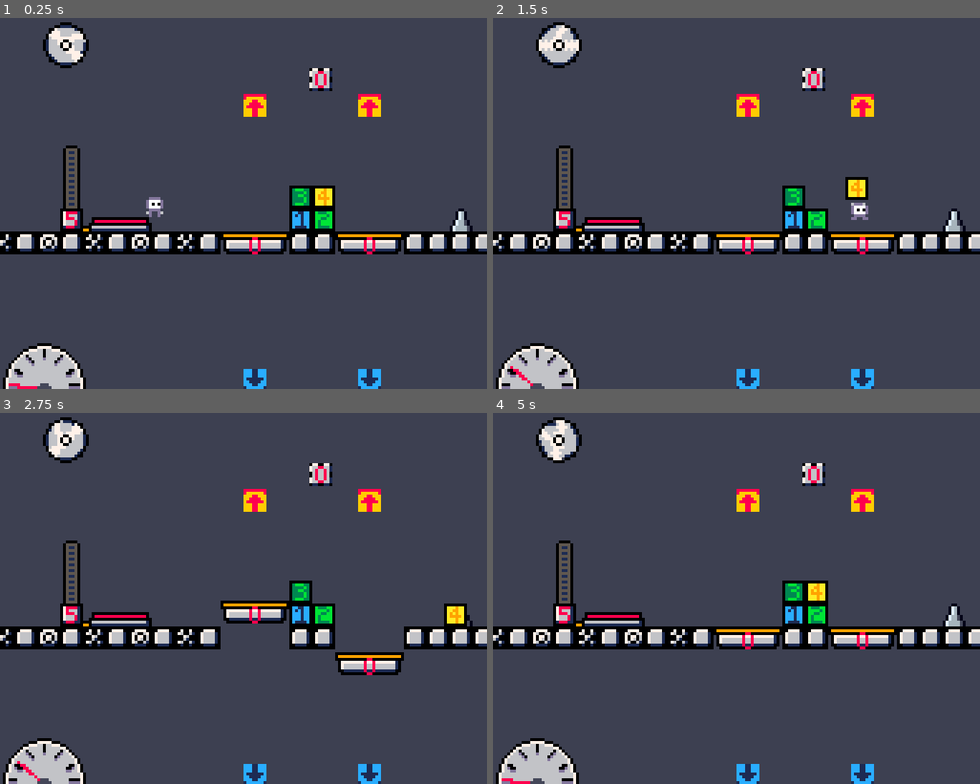
Above: before the commit, frames 1-4 (two rows, left to right).
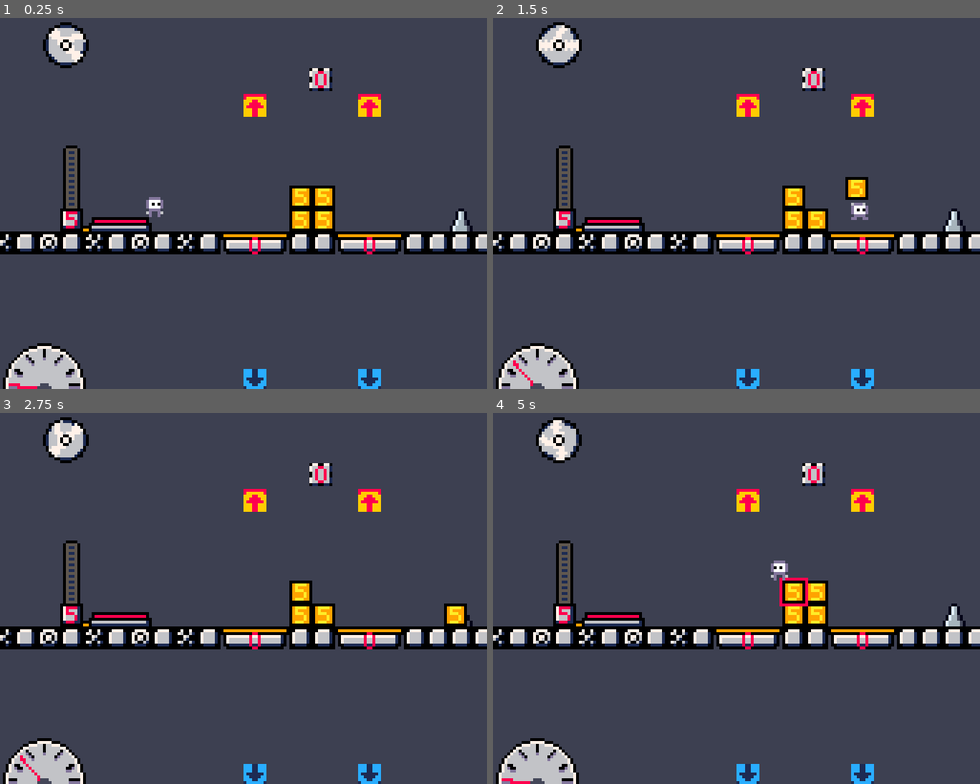
Above: after the commit, the same moments.

Repository: frznc/This-Weigh-Up
Game: Godot game, scene res://scenes/levels/platformscaletest.tscn
The game is run twice, just before and just after one commit, with the same random seed, the same clock (stepped at 60 frames per second) and the same inputs.
Inputs:
- Up to frame 1 (0.25 s): no input
- Up to frame 2 (1.5 s): hold D (right) from 0.53 s (still down); tap Q (drop) at 0.6 s; tap Space (jump) at 0.77 s; tap E (pickup) at 1.35 s
- Up to frame 3 (2.75 s): tap Space (jump) at 1.52 s; release D (right) at 2.03 s; hold A (left) from 2.03 s (still down); tap Q (drop) at 2.1 s
- Up to frame 4 (5 s): release A (left) at 2.78 s; hold D (right) 2.78-4.28 s; tap E (pickup) at 2.85, 4.35 s; tap Space (jump) at 3.02, 3.77, 4.52 s; tap Q (drop) at 3.6 s; hold A (left) from 4.28 s (still down)

The runs differ from the first frame. In frame 1, 0.6% of the frame differs, in the area x 60-69%, y 45-57%; in frame 2, 0.7%; in frame 3, 3.9%, in the area x 3-96%, y 45-99%; in frame 4, 1.2%.

Commit message:
Platform Scale (mostly working)
bleh

Diff:
--- a/scenes/levels/platformscaletest.tscn
+++ b/scenes/levels/platformscaletest.tscn
@@ -33,10 +33,11 @@
 position = Vector2(27, -53)
 size = 0
 
-[node name="Stand Scale" parent="." instance=ExtResource("7_1dtwd")]
+[node name="Stand Scale" parent="." node_paths=PackedStringArray("endpoint") instance=ExtResource("7_1dtwd")]
 z_index = 100
 z_as_relative = false
 position = Vector2(-48, -16)
+endpoint = NodePath("../Endpoint")
 
 [node name="Platform Scale" parent="." node_paths=PackedStringArray("compare_scale") instance=ExtResource("8_yqfsy")]
 position = Vector2(4, 4)
@@ -52,16 +53,16 @@
 
 [node name="weight2" parent="." instance=ExtResource("9_lf0sf")]
 position = Vector2(20, -4)
-weight_value = 1
+weight_value = 5
 
 [node name="weight3" parent="." instance=ExtResource("9_lf0sf")]
 position = Vector2(28, -4)
-weight_value = 2
+weight_value = 5
 
 [node name="weight4" parent="." instance=ExtResource("9_lf0sf")]
 position = Vector2(20, -12)
-weight_value = 3
+weight_value = 5
 
 [node name="weight5" parent="." instance=ExtResource("9_lf0sf")]
 position = Vector2(28, -12)
-weight_value = 4
+weight_value = 5
--- a/scenes/objects/breakable_block.tscn
+++ b/scenes/objects/breakable_block.tscn
@@ -35,10 +35,10 @@
 }]
 
 [sub_resource type="RectangleShape2D" id="RectangleShape2D_d0nj2"]
-size = Vector2(24, 8.5)
+size = Vector2(0, 8.5)
 
 [sub_resource type="RectangleShape2D" id="RectangleShape2D_3glip"]
-size = Vector2(16, 2)
+size = Vector2(0, 2)
 
 [sub_resource type="Curve" id="Curve_eavge"]
 _data = [Vector2(0, 1), 0.0, 0.0, 0, 0, Vector2(0.904494, 0), -0.0489008, 0.0, 0, 0]
--- a/scenes/objects/platform_scale.tscn
+++ b/scenes/objects/platform_scale.tscn
@@ -10,7 +10,7 @@
 size = Vector2(24, 8)
 
 [sub_resource type="RectangleShape2D" id="RectangleShape2D_2hjxr"]
-size = Vector2(14, 2)
+size = Vector2(16, 2)
 
 [node name="Platform Scale" type="Node2D"]
 script = ExtResource("1_5ynsy")
@@ -18,22 +18,7 @@
 [node name="Sprite2D" type="Sprite2D" parent="."]
 texture = ExtResource("1_7qiu6")
 
-[node name="StaticBody2D" type="StaticBody2D" parent="Sprite2D"]
-collision_layer = 3
-collision_mask = 3
-
-[node name="CollisionShape2D" type="CollisionShape2D" parent="Sprite2D/StaticBody2D"]
-shape = SubResource("RectangleShape2D_8xcd0")
-
-[node name="Area2D" type="Area2D" parent="Sprite2D/StaticBody2D"]
-collision_layer = 3
-collision_mask = 3
-
-[node name="CollisionShape2D" type="CollisionShape2D" parent="Sprite2D/StaticBody2D/Area2D"]
-position = Vector2(0, -5)
-shape = SubResource("RectangleShape2D_2hjxr")
-
-[node name="Label" type="Label" parent="Sprite2D/StaticBody2D"]
+[node name="Label" type="Label" parent="Sprite2D"]
 offset_left = -4.0
 offset_top = -5.0
 offset_right = 5.0
@@ -47,6 +32,21 @@
 horizontal_alignment = 1
 vertical_alignment = 1
 
+[node name="Static Hitbox" type="StaticBody2D" parent="Sprite2D"]
+collision_layer = 3
+collision_mask = 3
+
+[node name="CollisionShape2D" type="CollisionShape2D" parent="Sprite2D/Static Hitbox"]
+shape = SubResource("RectangleShape2D_8xcd0")
+
+[node name="Player Check" type="Area2D" parent="Sprite2D"]
+collision_layer = 3
+collision_mask = 3
+
+[node name="CollisionShape2D" type="CollisionShape2D" parent="Sprite2D/Player Check"]
+position = Vector2(0, -5)
+shape = SubResource("RectangleShape2D_2hjxr")
+
 [node name="Max Point" type="Sprite2D" parent="."]
 position = Vector2(0, -8)
 texture = ExtResource("4_qjcqe")
@@ -55,5 +55,10 @@
 position = Vector2(0, 8)
 texture = ExtResource("5_qalc3")
 
-[connection signal="body_entered" from="Sprite2D/StaticBody2D/Area2D" to="." method="_on_area_2d_body_entered"]
-[connection signal="body_exited" from="Sprite2D/StaticBody2D/Area2D" to="." method="_on_area_2d_body_exited"]
+[node name="Movement Timer" type="Timer" parent="."]
+wait_time = 0.05
+autostart = true
+
+[connection signal="body_entered" from="Sprite2D/Player Check" to="." method="_on_area_2d_body_entered"]
+[connection signal="body_exited" from="Sprite2D/Player Check" to="." method="_on_area_2d_body_exited"]
+[connection signal="timeout" from="Movement Timer" to="." method="_on_movement_timer_timeout"]
--- a/scenes/objects/weight.tscn
+++ b/scenes/objects/weight.tscn
@@ -30,11 +30,9 @@
 sprite_frames = ExtResource("2_n5lvn")
 
 [node name="Area2D" type="Area2D" parent="."]
-visible = false
 collision_mask = 3
 
 [node name="pickup area" type="CollisionShape2D" parent="Area2D"]
-visible = false
 position = Vector2(2.38419e-07, -2.4)
 shape = SubResource("RectangleShape2D_8j480")
 
@@ -43,10 +41,10 @@
 position = Vector2(0, 3.57628e-07)
 shape = SubResource("RectangleShape2D_rerl6")
 
-[node name="StaticBody2D" type="StaticBody2D" parent="."]
+[node name="Static Weight" type="StaticBody2D" parent="."]
 visible = false
 
-[node name="CollisionShape2D" type="CollisionShape2D" parent="StaticBody2D"]
+[node name="CollisionShape2D" type="CollisionShape2D" parent="Static Weight"]
 shape = SubResource("RectangleShape2D_eg6q1")
 one_way_collision = true
 
--- a/scripts/platform_scale.gd
+++ b/scripts/platform_scale.gd
@@ -5,14 +5,16 @@
 @export_range(0, 30) var max : int
 @export_range(-30, 0) var min : int
 
-@onready var label = $Sprite2D/StaticBody2D/Label
+@onready var label = $Sprite2D/Label
 @onready var max_spr = $"Max Point"
 @onready var min_spr = $"Min Point"
 @onready var sprite = $Sprite2D
+@onready var timer = $"Movement Timer"
 
 var start_y : int
 var player_inside : bool = false
 var weight_held : int = 0
+var weights_inside = []
 var max_weight_difference: int = 20  # Max weight difference to move the platform fully
 var target_y: float  # Target Y position for this platform
 
@@ -23,13 +25,14 @@
 	#min.visible = false
 
 	# Find positions
-	start_y = global_position.y
+	start_y = global_position.y - 4
 	max_spr.position.y = -8 + (max * -8)
 	min_spr.position.y = 8 + (min * -8)
 
 
 # Called every frame. 'delta' is the elapsed time since the previous frame.
 func _process(delta: float) -> void:
+	#print(weights_inside)
 	# Move min/max points in editor
 	if Engine.is_editor_hint():
 		max_spr.position.y = start_y - (max * 8)
@@ -39,6 +42,8 @@
 	weight_held = 0
 
 	# Calculate the amount of weight on the scale
+	for weight in weights_inside:
+		weight_held += weight.weight_value
 	if player_inside:
 		weight_held += Global.weight
 
@@ -49,25 +54,41 @@
 		# Calculate the weight difference
 		var weight_difference = weight_held - compare_scale.weight_held
 		var movement_ratio = clamp(float(abs(weight_difference)) / max_weight_difference, 0, 1)
+		# Map the difference to a wait time between 0.10 and 0.05
+		timer.wait_time = lerp(0.12, 0.05, movement_ratio)
 
 		# Calculate the target Y position using linear interpolation
-		var target_y = lerp(float(start_y), min_spr.position.y, movement_ratio)
-		var other_target_y = lerp(float(compare_scale.start_y), compare_scale.min_spr.position.y, movement_ratio)
-
-		# Move the platforms in opposite directions based on the weight difference
 		if weight_difference > 0:
-			sprite.global_position.y = target_y
-			compare_scale.sprite.global_position.y = compare_scale.start_y - (target_y - start_y)
+			target_y = lerp(float(start_y), min_spr.position.y, movement_ratio)
 		elif weight_difference < 0:
-			compare_scale.sprite.global_position.y = other_target_y
-			sprite.global_position.y = start_y - (other_target_y - compare_scale.start_y)
+			target_y = lerp(float(start_y), max_spr.position.y, movement_ratio)
+		elif weight_difference == 0:
+			target_y = lerp(float(start_y), max_spr.position.y, movement_ratio)
 
 
 func _on_area_2d_body_entered(body: Node2D) -> void:
 	if body.name == "player":
 		player_inside = true
 
+	if body.name == "Static Weight":
+		#print("Entered: ", body.get_parent().sitting_on)
+		weights_inside.append(body.get_parent())
+
 
 func _on_area_2d_body_exited(body: Node2D) -> void:
 	if body.name == "player":
 		player_inside = false
+
+	if body.name == "Static Weight":
+		weights_inside.erase(body.get_parent())
+
+
+func _on_movement_timer_timeout() -> void:
+	# Move the sprite towards the target_y by 1 unit
+	if abs(sprite.position.y - target_y) <= 1:
+		sprite.position.y = target_y
+	else:
+		if sprite.position.y < target_y:
+			sprite.position.y += 1
+		elif sprite.position.y > target_y:
+			sprite.position.y -= 1
--- a/scripts/stand_scale.gd
+++ b/scripts/stand_scale.gd
@@ -75,7 +75,8 @@
 		pips[pips_lit].light_up(pips_lit)
 	if pips_lit == 9:
 		complete = true
-		endpoint.turn_on()
+		if endpoint != null:
+			endpoint.turn_on()
 		label["theme_override_colors/font_color"] = Color("00E436")
 		yay.play()
 		pip_timer.stop()
--- a/scripts/weight.gd
+++ b/scripts/weight.gd
@@ -2,6 +2,7 @@
 
 var player_inside = false
 var test = false
+var sitting_on = ""
 
 @export_range(-9,9) var weight_value : int = 0
 
@@ -22,13 +23,23 @@
 	else:
 		selected.visible = false
 
+
 func _on_area_2d_body_entered(body: Node2D) -> void:
+	# Player
 	if body.name == "player":
 		player_inside = true
 		Global.nearby_weights.push_front(self)
 
+	# Platform Scale
+	if body.name == "Static Hitbox" and linear_velocity.y == 0:
+		print('hi')
+	print(body.name)
+
+	# Another Weight
+
 
 func _on_area_2d_body_exited(body: Node2D) -> void:
+	# Player
 	if body.name == "player":
 		player_inside = false
 		Global.nearby_weights.erase(self)
